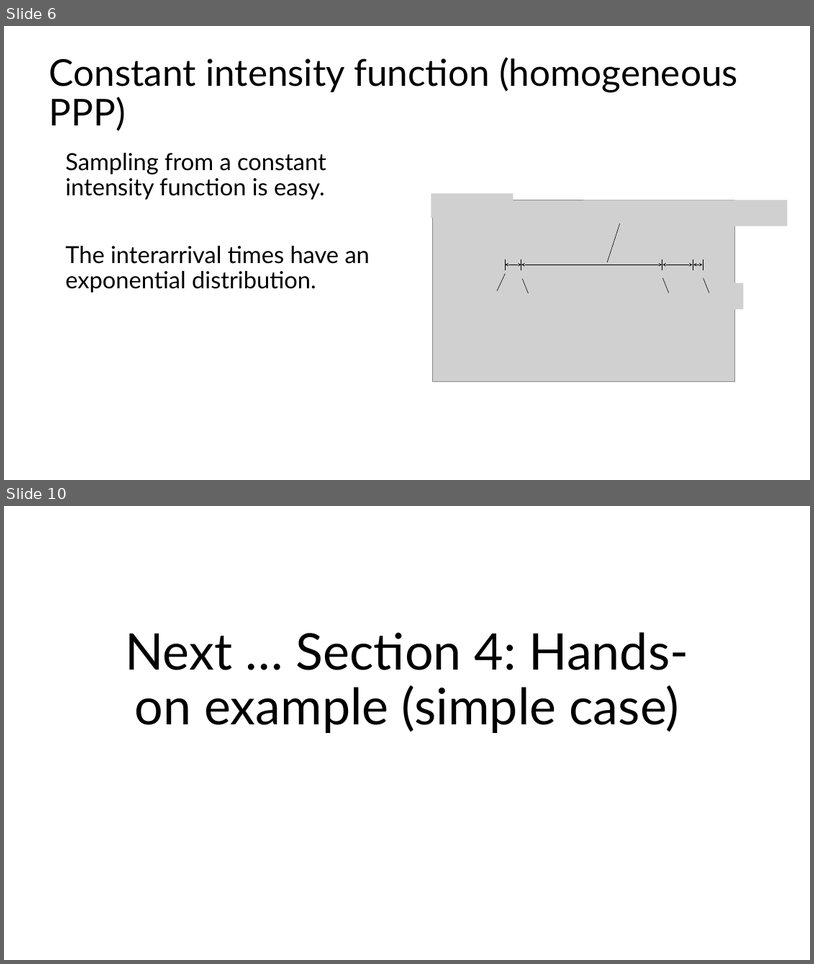
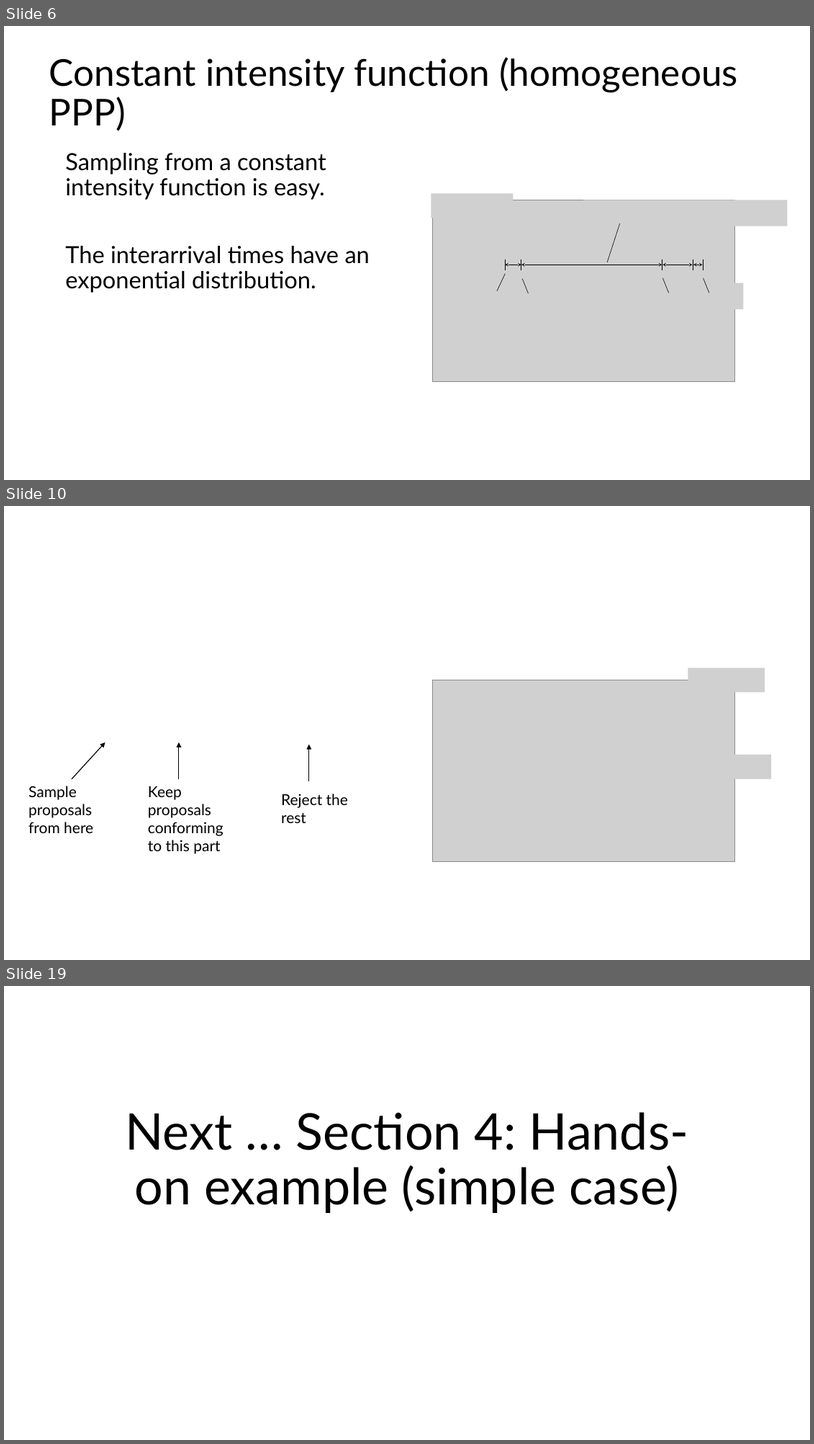
Before and after one commit to ttrikalin/des-R-course, a slide deck: materials/03_Sampling.pptx. Shown one above the other, each under a label of ours: slides 6 and 10 before the commit, slides 6, 10 and 19 after it; the slides between them are not shown. The pictures are 814x964 and 814x1444 pixels, drawn with LibreOffice and Linux fonts; fonts in the diff are those of the drawing; grey boxes stand for pictures. Boxes give left, top, right and bottom in pixels: in the first picture for what was removed or moved away, otherwise in the second. Text is boxed around its words. In the diff, an @@ line names an element or a change of style, - is before the commit and + after.

```diff
--- a/materials/03_Sampling.pptx
+++ b/materials/03_Sampling.pptx
@@ slide 10 added at (4, 506, 810, 960), background #FFFFFF @@
@@ picture added at (688, 667, 765, 692) @@
@@ picture added at (432, 680, 735, 862) @@
@@ arrow added from (72, 779) to (105, 743), #000000 1 pt @@
@@ arrow added from (179, 779) to (179, 743), #000000 1 pt @@
@@ arrow added from (309, 780) to (309, 744), #000000 1 pt @@
@@ picture added at (657, 754, 772, 779) @@
@@ text added at (28, 785, 93, 833), 18 pt, text #000000 @@
+Sample proposals from here
@@ text added at (148, 786, 224, 854), 18 pt, text #000000 @@
+Keep proposals conforming to this part
@@ text added at (281, 793, 348, 823), 18 pt, text #000000 @@
+Reject the rest
@@ what was slide 10 is now slide 19 @@
```
Also in this commit, not shown: 4 slides changed, 9 other slides added, 1 slide removed, 20 other files.
